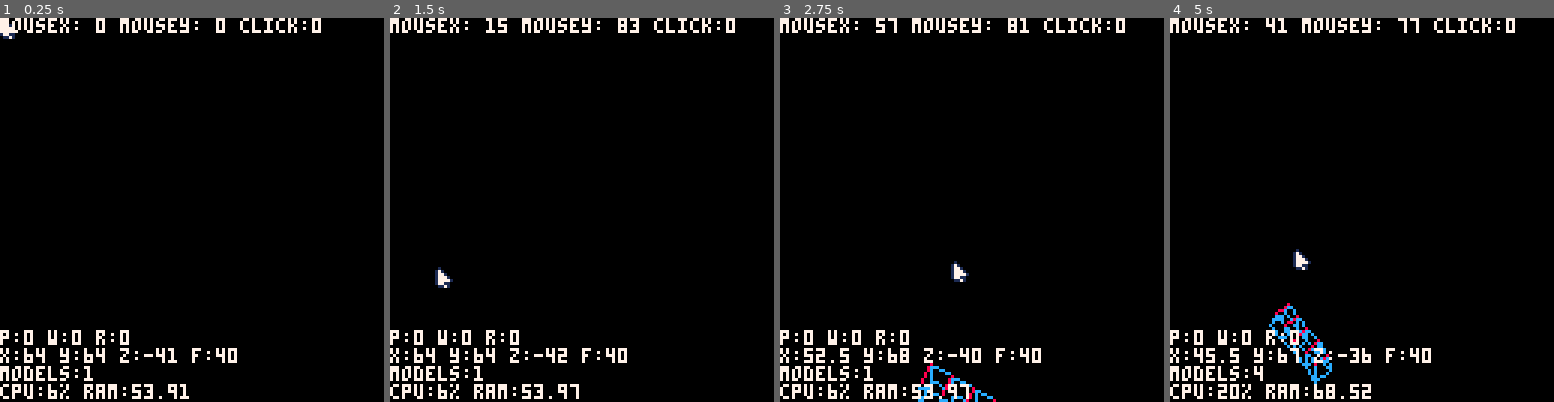
Above: before the commit, frames 1-4 (left to right).
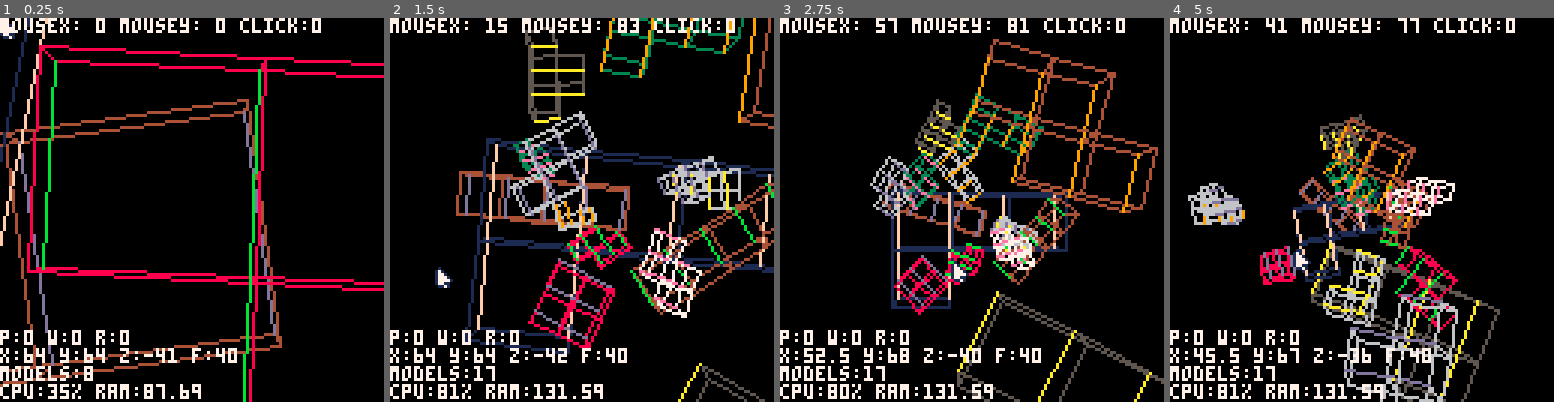
Above: after the commit, the same moments.

Repository: kepikoi/tetrominis
Game: PICO-8 cartridge space.p8
Two runs of this game, one before a commit and one after it. Both use one fixed random seed, a clock stepped at 60 frames per second and the inputs below.
Inputs (mouse positions are in pixels of both pictures, inside the frame that each line leads up to):
- Up to frame 1 (0.25 s): no input
- Up to frame 2 (1.5 s): tap X (X key) at 0.33, 1.07 s; click (670, 121) at 0.67 s; tap O (Z key) at 0.7 s; click (436, 267) at 1.22 s
- Up to frame 3 (2.75 s): hold Right 1.6-2.1 s; tap O (Z key) at 1.7, 2.1, 2.5 s; click (887, 114) at 1.77 s; tap X (X key) at 1.85 s; hold Up 2.15-2.42 s; click (952, 259) at 2.32 s; hold Right from 2.47 s (still down)
- Up to frame 4 (5 s): click (1404, 106) at 2.87 s; tap O (Z key) every 0.4 s from 2.9 to 4.9 s; tap X (X key) at 2.97, 4.08 s; release Right at 3.03 s; hold Left 3.08-3.58 s; click (1465, 256) at 3.42 s; hold Down 3.63-3.97 s; click (1231, 102) at 3.97 s; hold Right 4.02-4.68 s; click (1292, 248) at 4.52 s; hold Up from 4.73 s (still down)

The runs differ from the first frame. In frame 1, 9.8% of the frame differs, in the area x 0-100%, y 0-100%; in frame 2, 17%, in the area x 13-100%, y 0-100%; in frame 3, 14%; in frame 4, 14%.

Commit message:
Add CPU based model limiter

Diff:
--- a/space.p8
+++ b/space.p8
@@ -31,7 +31,10 @@
 		f = 40 --focal length of camera
 	}
 
-	lastclickstats = {}  --temp store for last click
+	--temp store for last click
+	laststats = {
+		cpu=0
+	}
 
 	--each model must contain following methods: draw()
 	models = {};
@@ -58,12 +61,12 @@
 		cubes = {},
 		x = rnd(30)-15, --init x coord
 		y = rnd(30)-15, --init y coord
-		z = 0, --init z coord
-		p = 0, --pitch
+		z = 1, --init z coord
+		p = rnd(1), --pitch
 		w = 0, --yaw
 		r = 0, --roll
 		t = 0, --model timer
-		colors = {rnd(16)+1,rnd(16)+1},
+		colors = {rnd(8)+1,rnd(7)+9},
 		speed = (rnd(2)-1)/200, --rotation & fall speed
 		death = 200, --when do models disappear
 		center = {x=0,y=0,z=0},
@@ -77,9 +80,9 @@
 		end,
 		update = function(self)
 			self.t += 1
-			if self.t > self.death then
+		--[[	if self.z <= 0.9 then
 				del(models,self)
-			end
+			end ]]--
 		end
 	}
 
@@ -173,9 +176,12 @@
 function _update()
 	listencontrols()
 
-	if t%(flr(rnd(40)+30)) == 0 then
+	if laststats.cpu<0.8 then
+	--	print(laststats.cpu,50,50,8)
+		--flip()
 		add(models,maketetromino())
 	end
+
 
 	t += 1
 
@@ -202,6 +208,8 @@
 		drawdebug()
 	end
 
+
+	laststats.cpu = stat(1)
 end
 
 --floor to set amount of deimals
@@ -245,11 +253,11 @@
 
 function drawdebug ()
 	print('mousex: '..stat(32)..' mousey: '..stat(33)..' click:'..stat(34),0,0,7)
-	--print('lastx:'..lastclickstats.x,0,7,7)
+	--print('lastx:'..laststats.x,0,7,7)
 	print('p:'..camera.p..' w:'..camera.w..' r:'..flrd(camera.r,2),0,104,7)
 	print('x:'..flrd(camera.x,2)..' y:'..flrd(camera.y,2)..' z:'..flrd(camera.z,2)..' f:'..camera.f,0,110,7)
 	print('models:'..#models,0,116,7)
-	print('cpu:'..flrd(100*stat(1),0)..'% ram:'..flrd(stat(0),2),0,122,7)
+	print('cpu:'..flrd(100*laststats.cpu,0)..'% ram:'..flrd(stat(0),2),0,122,7)
 end
 
 function listencontrols()
@@ -263,17 +271,17 @@
 	if btn(5) then camera.z -= 0.5 end
 
 	if stat(34) == 1 then
-		if (lastclickstats.x == -1) then
-			lastclickstats.x = stat(32)
-			lastclickstats.y = stat(33)
-			lastclickstats.p = camera.p
-			lastclickstats.w = camera.w
+		if (laststats.x == -1) then
+			laststats.x = stat(32)
+			laststats.y = stat(33)
+			laststats.p = camera.p
+			laststats.w = camera.w
 		end
 
-		camera.p = lastclickstats.p+(lastclickstats.x-stat(32))*0.01
-		camera.w = lastclickstats.w+(lastclickstats.y-stat(33))*0.01
+		camera.p = laststats.p+(laststats.x-stat(32))*0.01
+		camera.w = laststats.w+(laststats.y-stat(33))*0.01
 	else
-		lastclickstats.x =  -1
+		laststats.x =  -1
 	end
 
 end
